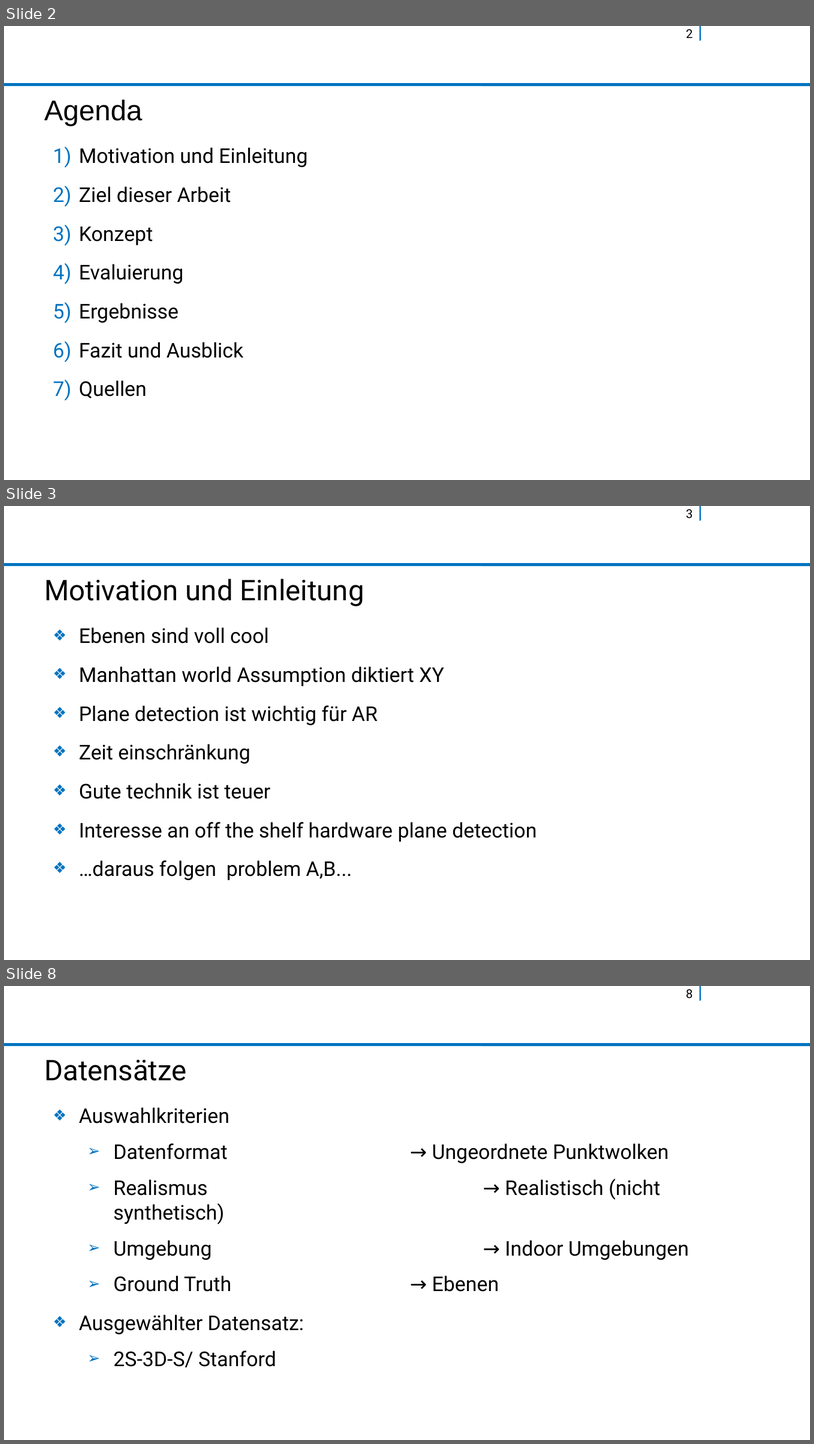
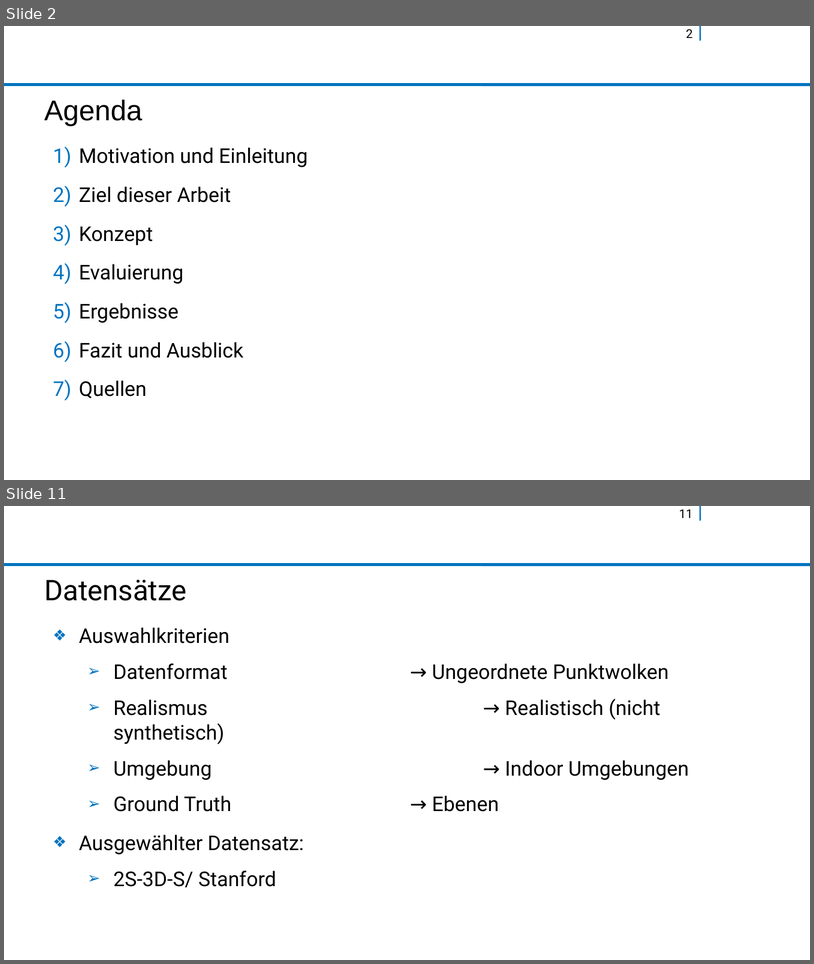
Before and after one commit to rocketman123456/Comparison-of-Real-Time-Plane-Detection-Algorithms, a slide deck: fin-prasentationsvorlage-libreoffice.odp. Shown one above the other, each under a label of ours: slides 2, 3 and 8 before the commit, slides 2 and 11 after it; the slides between them are not shown. The pictures are 814x1444 and 814x964 pixels, drawn with LibreOffice and Linux fonts; fonts in the diff are those of the drawing; background and template pictures are left out. Boxes give left, top, right and bottom in pixels: in the first picture for what was removed or moved away, otherwise in the second. Text is boxed around its words. In the diff, an @@ line names an element or a change of style, - is before the commit and + after.

```diff
--- a/fin-prasentationsvorlage-libreoffice.odp
+++ b/fin-prasentationsvorlage-libreoffice.odp
@@ slide 3 removed at (x1=4, y1=506, x2=810, y2=960), background #FFFFFF; not listed: 2 template elements that a slide beside it also shows @@
@@ page number removed at (x1=686, y1=509, x2=693, y2=519) @@
-3
@@ title removed at (x1=44, y1=579, x2=365, y2=606) @@
-Motivation und Einleitung
@@ text removed at (x1=79, y1=627, x2=537, y2=880) @@
-❖ Ebenen sind voll cool
-❖ Manhattan world Assumption diktiert XY
-❖ Plane detection ist wichtig für AR
-❖ Zeit einschränkung
-❖ Gute technik ist teuer
-❖ Interesse an off the shelf hardware plane detection
-❖ …daraus folgen problem A,B...
@@ what was slide 8 is now slide 11 @@
@@ page number at (x1=680, y1=509, x2=693, y2=518): text changed @@
-8
+11
```
Also in this commit, not shown: 12 slides changed, 5 slides added.
